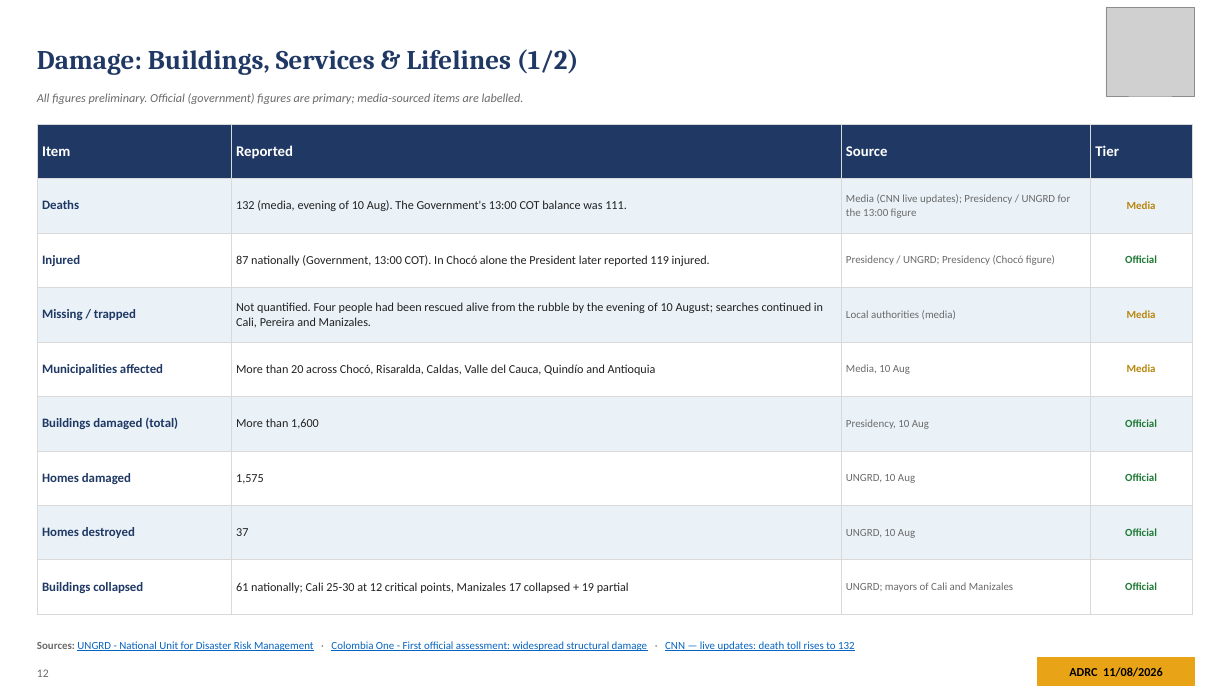
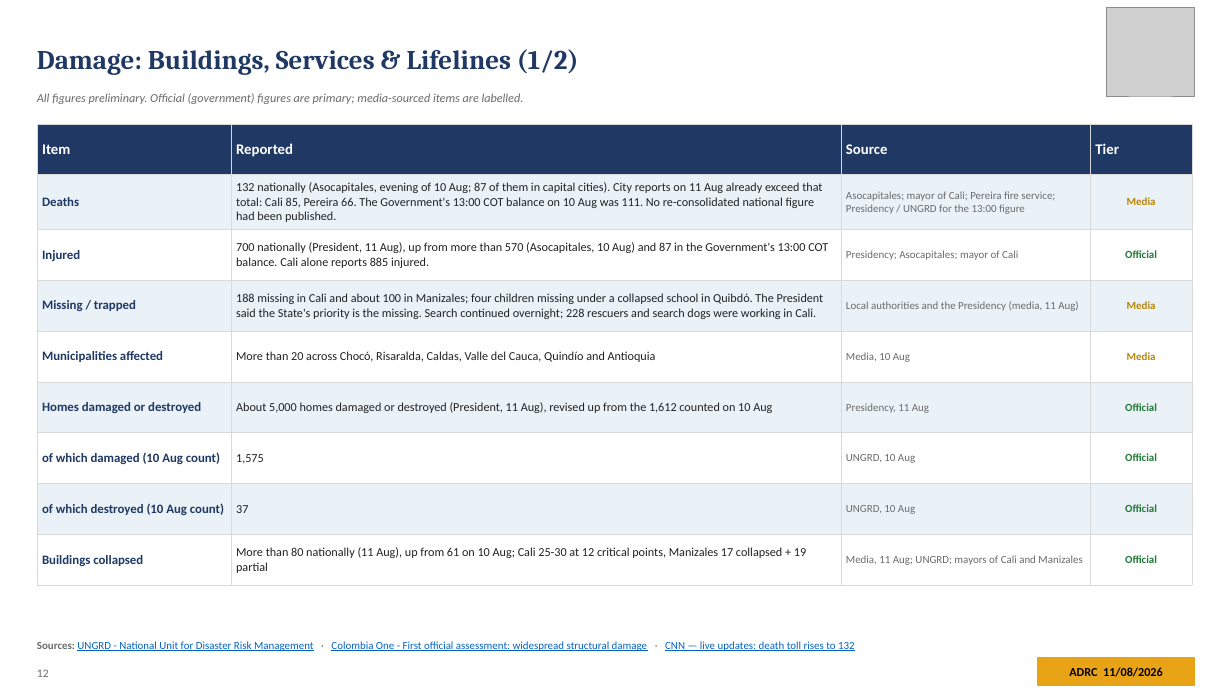
Before and after one commit to kochobi-max/whatsmap, a slide deck: slide 12 of reports/colombia_eq_20260810/output/ADRC_EQ_COL_Choco_20260810_EN.pptx. Drawn at 1232x693 pixels with LibreOffice and Linux fonts; fonts in the diff are those of the drawing; grey boxes stand for pictures. Boxes give left, top, right and bottom in pixels: in the first picture for what was removed or moved away, otherwise in the second. Text is boxed around its words. In the diff, an @@ line names an element or a change of style, - is before the commit and + after.

```diff
--- a/reports/colombia_eq_20260810/output/ADRC_EQ_COL_Choco_20260810_EN.pptx
+++ b/reports/colombia_eq_20260810/output/ADRC_EQ_COL_Choco_20260810_EN.pptx
@@ table at (37,124,1192,577) @@
-row 2, column 2: 132 (media, evening of 10 Aug). The Government's 13:00 COT balance was 111.
+row 2, column 2: 132 nationally (Asocapitales, evening of 10 Aug; 87 of them in capital cities). City reports on 11 Aug already exceed that total: Cali 85, Pereira 66. The Government's 13:00 COT balance on 10 Aug was 111. No re-consolidated national figure had been published.
-row 2, column 3: Media (CNN live updates); Presidency / UNGRD for the 13:00 figure
+row 2, column 3: Asocapitales; mayor of Cali; Pereira fire service; Presidency / UNGRD for the 13:00 figure
-row 3, column 2: 87 nationally (Government, 13:00 COT). In Chocó alone the President later reported 119 injured.
+row 3, column 2: 700 nationally (President, 11 Aug), up from more than 570 (Asocapitales, 10 Aug) and 87 in the Government's 13:00 COT balance. Cali alone reports 885 injured.
-row 3, column 3: Presidency / UNGRD; Presidency (Chocó figure)
+row 3, column 3: Presidency; Asocapitales; mayor of Cali
-row 4, column 2: Not quantified. Four people had been rescued alive from the rubble by the evening of 10 August; searches continued in Cali, Pereira and Manizales.
+row 4, column 2: 188 missing in Cali and about 100 in Manizales; four children missing under a collapsed school in Quibdó. The President said the State's priority is the missing. Search continued overnight; 228 rescuers and search dogs were working in Cali.
-row 4, column 3: Local authorities (media)
+row 4, column 3: Local authorities and the Presidency (media, 11 Aug)
-row 6: Buildings damaged (total) | More than 1,600 | Presidency, 10 Aug | Official
+row 6: Homes damaged or destroyed | About 5,000 homes damaged or destroyed (President, 11 Aug), revised up from the 1,612 counted on 10 Aug | Presidency, 11 Aug | Official
-row 7, column 1: Homes damaged
+row 7, column 1: of which damaged (10 Aug count)
-row 8, column 1: Homes destroyed
+row 8, column 1: of which destroyed (10 Aug count)
-row 9, column 2: 61 nationally; Cali 25-30 at 12 critical points, Manizales 17 collapsed + 19 partial
+row 9, column 2: More than 80 nationally (11 Aug), up from 61 on 10 Aug; Cali 25-30 at 12 critical points, Manizales 17 collapsed + 19 partial
-row 9, column 3: UNGRD; mayors of Cali and Manizales
+row 9, column 3: Media, 11 Aug; UNGRD; mayors of Cali and Manizales
```
Also in this commit, not shown: 9 other slides changed, 7 other files.
